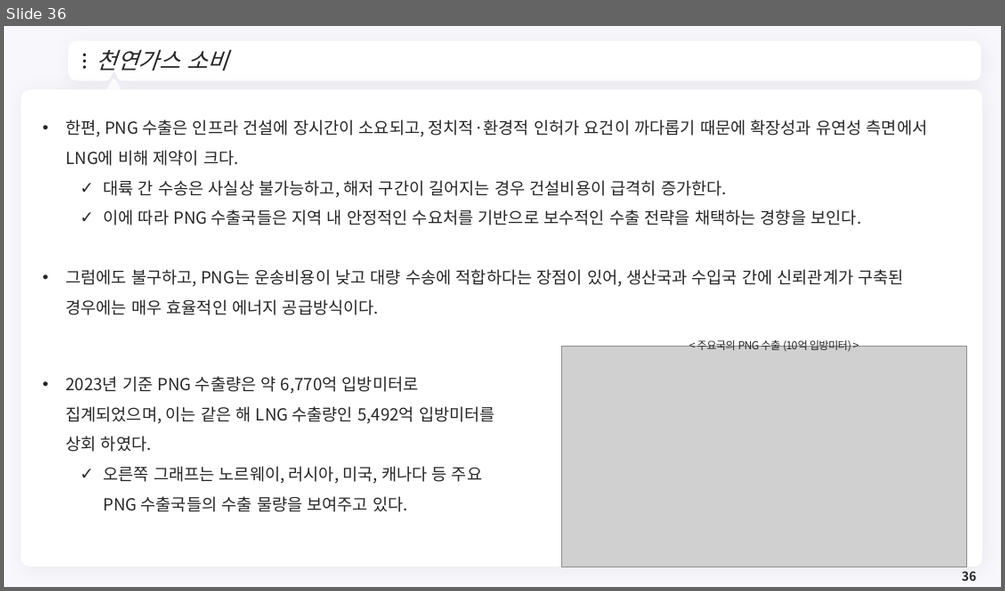
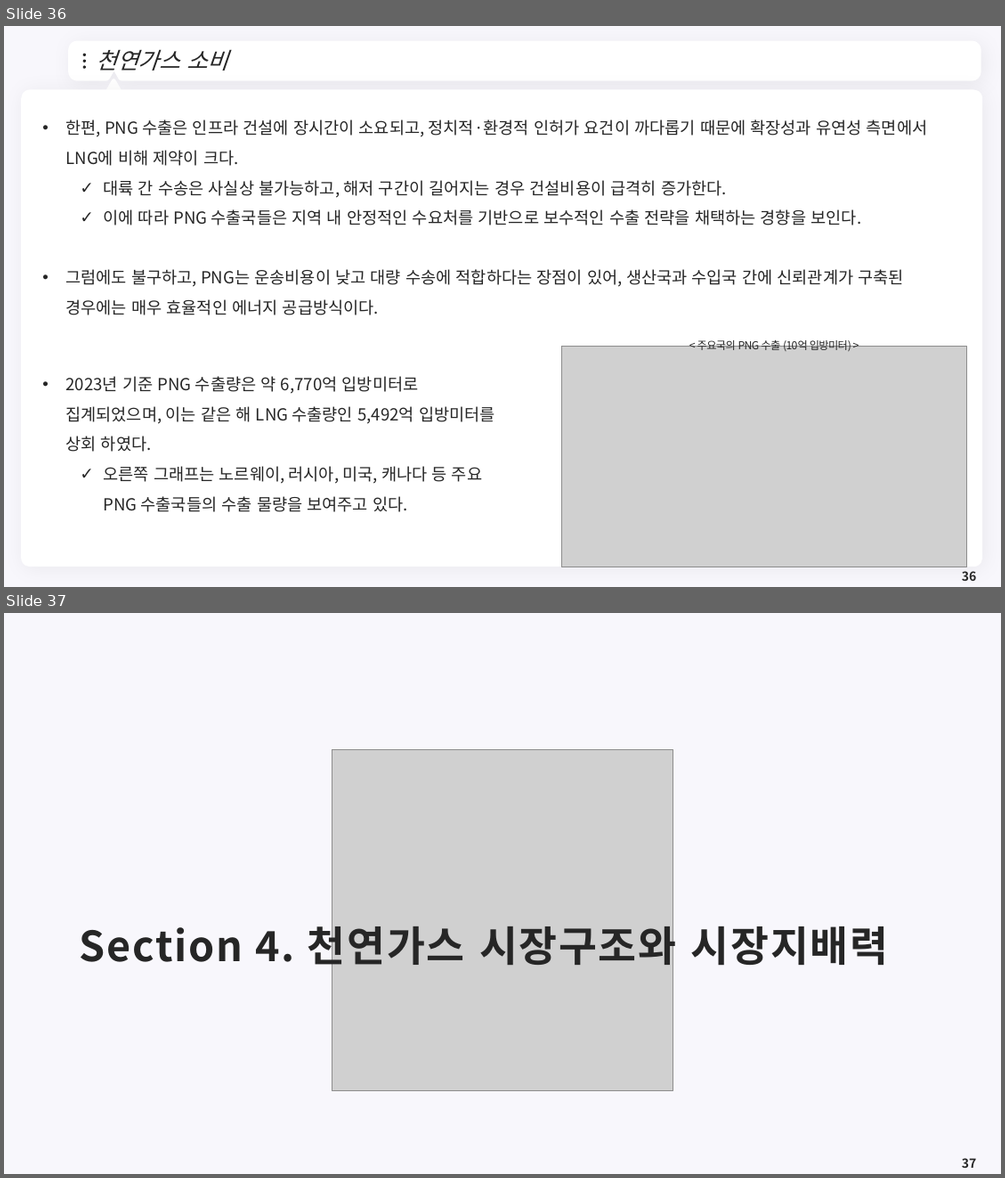
Before and after one commit to meandthey/Teaching, a slide deck: 에너지경제학/자원에너지경제학_Chapter_3 (가스).pptx. Shown one above the other, each under a label of ours: slide 36 before the commit, slides 36 and 37 after it. The pictures are 1005x591 and 1005x1178 pixels, drawn with LibreOffice and Linux fonts; fonts in the diff are those of the drawing; grey boxes stand for pictures; background and template pictures are left out. Boxes give left, top, right and bottom in pixels: in the first picture for what was removed or moved away, otherwise in the second. Text is boxed around its words. In the diff, an @@ line names an element or a change of style, - is before the commit and + after.

```diff
--- a/에너지경제학/자원에너지경제학_Chapter_3 (가스).pptx
+++ b/에너지경제학/자원에너지경제학_Chapter_3 (가스).pptx
@@ slide 37 added at (4,613,1001,1174), background #F8F7FC @@
@@ picture added at (332,750,673,1091) @@
@@ title added at (80,918,888,972), 40 pt, text #262626, bold @@
+Section 4. 천연가스 시장구조와 시장지배력
@@ page number added at (962,1158,976,1167), 12 pt, text #262626, bold @@
+37
```
Also in this commit, not shown: 1 slide changed, 14 other slides added, 2 other files.
